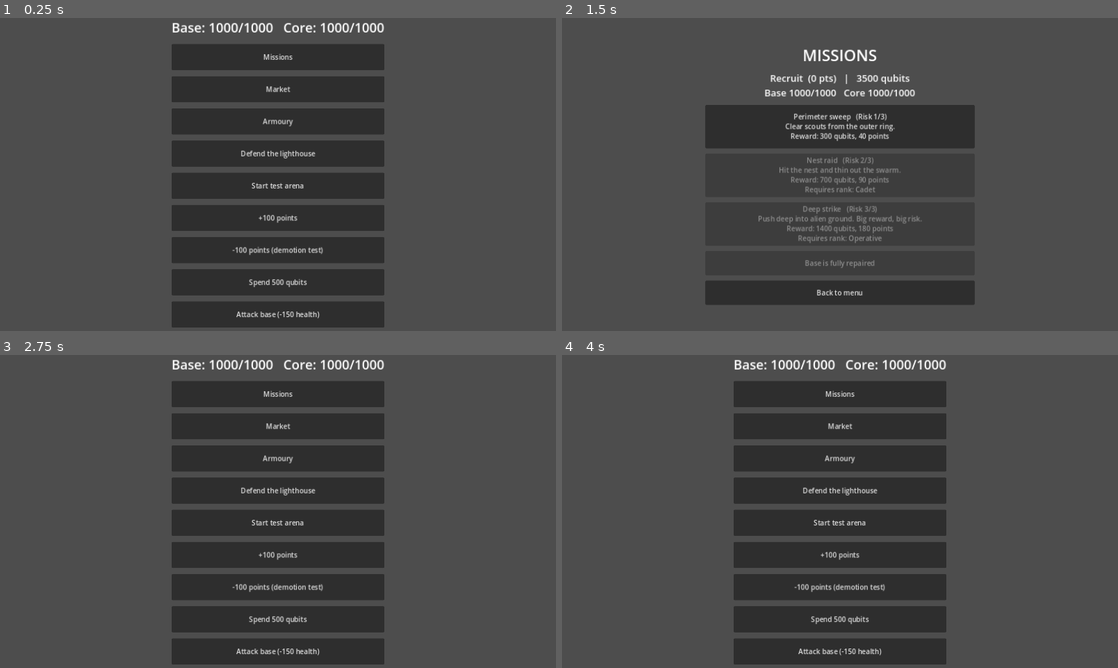
Above: before the commit, frames 1-4 (two rows, left to right).
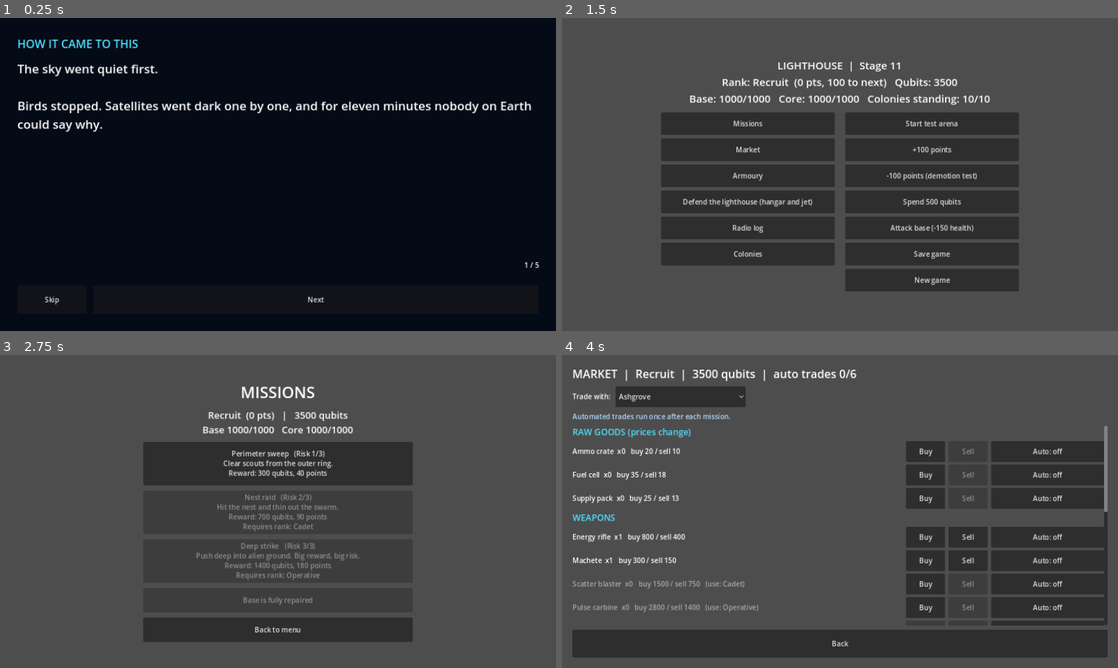
Above: after the commit, the same moments.

Repository: V1ron6/lighthouse
Game: Godot game, scene res://scenes/levels/main.tscn
The game is run twice, just before and just after one commit, with the same random seed, the same clock (stepped at 60 frames per second) and the same inputs.
Inputs (mouse positions are in pixels of both pictures, inside the frame that each line leads up to):
- Up to frame 1 (0.25 s): no input
- Up to frame 2 (1.5 s): click (840, 55) at 0.5 s, where only the run before the commit has a clickable "Missions"; click (612, 299) at 1.25 s, where only the run after the commit has a clickable "Skip"
- Up to frame 3 (2.75 s): click "Back to menu" (after the commit: "Missions") at 2 s
- Up to frame 4 (4 s): click "Market" (after the commit: "Back to menu") at 2.75 s; click "Back" (after the commit: "Market") at 3.5 s

The runs differ from the first frame. In frame 1, 100% of the frame differs, in the area x 0-100%, y 0-100%; in frame 2, 19%; in frame 3, 18%; in frame 4, 45%.

Commit message:
stage 11

Diff:
--- a/autoload/game_manager.gd
+++ b/autoload/game_manager.gd
@@ -5,6 +5,8 @@
 
 const ItemData := preload("res://data/item_data.gd")
 const ColonyData := preload("res://data/colony_data.gd")
+const StoryData := preload("res://data/story_data.gd")
+const STORY_SCENE := "res://scenes/story/story_screen.tscn"
 
 enum MissionState { NONE, ACTIVE, BASE_UNDER_ATTACK, COMPLETE, FAILED, ABANDONED }
 
@@ -37,6 +39,13 @@
 const MAX_TRADE_ORDERS := 6
 ## Raw goods prices move by up to this much each roll, within 50% to 150% of base.
 const PRICE_SWING := 0.15
+## Colonies. Each ended mission may cost one: a chance after a win, a higher one after
+## a failed or abandoned mission. At most MAX_FALLEN are down at once. A fallen colony
+## is retaken after RETAKE_AFTER won missions.
+const FALL_CHANCE_WIN := 0.25
+const FALL_CHANCE_LOSS := 0.35
+const MAX_FALLEN := 5
+const RETAKE_AFTER := 3
 ## Rank points lost for leaving the base: a flat part plus a part per leaked attacker.
 const PENALTY_BASE := 10
 const PENALTY_PER_LEAKED := 12
@@ -73,12 +82,25 @@
 ## One unit of each is traded per trade cycle (after every mission).
 var trade_orders: Dictionary = {}
 var last_trade_log: Array[String] = []
+var missions_completed: int = 0
+## Fallen colony id -> missions won since it fell.
+var colony_progress: Dictionary = {}
+## Ids of the once-only radio messages already heard.
+var radio_heard: Array[String] = []
+## Every transmission received: {"title", "text"}.
+var radio_log: Array[Dictionary] = []
+## "", "sever" or "keep".
+var ending: String = ""
+## Content for the story screen. See story_screen.gd.
+var pending_story: Dictionary = {}
 
 
 func _ready() -> void:
 	new_game()
 	load_game()
-	EventBus.mission_completed.connect(func(_id, _ok): run_trade_cycle())
+	EventBus.mission_completed.connect(_on_mission_completed)
+	EventBus.mission_abandoned.connect(func(_id): _advance_colonies(false))
+	EventBus.rank_changed.connect(_on_rank_promoted)
 
 
 # --- New game / reset ---
@@ -97,6 +119,12 @@
 	pending_attack = {}
 	trade_orders = {}
 	last_trade_log.clear()
+	missions_completed = 0
+	colony_progress = {}
+	radio_heard.clear()
+	radio_log.clear()
+	ending = ""
+	pending_story = {}
 	_reset_prices()
 	_emit_all()
 
@@ -432,6 +460,7 @@
 	if colony_id in fallen_colonies:
 		return
 	fallen_colonies.append(colony_id)
+	colony_progress[colony_id] = 0
 	EventBus.colony_fell.emit(colony_id)
 
 
@@ -439,7 +468,93 @@
 	if colony_id not in fallen_colonies:
 		return
 	fallen_colonies.erase(colony_id)
+	colony_progress.erase(colony_id)
 	EventBus.colony_retaken.emit(colony_id)
+
+
+func _on_mission_completed(_id: String, success: bool) -> void:
+	run_trade_cycle()
+	if success:
+		missions_completed += 1
+		broadcast("mission_%d" % missions_completed)
+	_advance_colonies(success)
+
+
+## Retakes colonies that waited long enough, then may let a new one fall.
+func _advance_colonies(success: bool) -> void:
+	if success:
+		for id in colony_progress.keys():
+			colony_progress[id] += 1
+			if colony_progress[id] >= RETAKE_AFTER:
+				mark_colony_retaken(id)
+				add_radio_entry("Colony retaken: %s" % ColonyData.colony_name(id),
+					"%s is ours again. The swarm has been driven out and the traders are returning." % ColonyData.colony_name(id))
+	var chance := FALL_CHANCE_WIN if success else FALL_CHANCE_LOSS
+	if fallen_colonies.size() >= MAX_FALLEN or randf() >= chance:
+		save_game()
+		return
+	var standing: Array[String] = []
+	for id in ColonyData.ids():
+		if id not in fallen_colonies:
+			standing.append(id)
+	if standing.is_empty():
+		save_game()
+		return
+	var fallen_id: String = standing.pick_random()
+	mark_colony_fallen(fallen_id)
+	add_radio_entry("Colony lost: %s" % ColonyData.colony_name(fallen_id),
+		"%s has stopped answering. The swarm took it. Win %d more missions and we will take it back. Until then it pays less and sells cheaper." % [
+			ColonyData.colony_name(fallen_id), RETAKE_AFTER])
+	save_game()
+
+
+# --- Radio and story ---
+
+func _on_rank_promoted(new_index: int, old_index: int) -> void:
+	for i in range(old_index + 1, new_index + 1):
+		broadcast("rank_%d" % i)
+
+
+## Plays a once-only transmission from StoryData.RADIO.
+func broadcast(message_id: String) -> void:
+	if message_id in radio_heard or not StoryData.RADIO.has(message_id):
+		return
+	radio_heard.append(message_id)
+	var message: Dictionary = StoryData.RADIO[message_id]
+	add_radio_entry(message["title"], message["text"])
+
+
+func add_radio_entry(title: String, text: String) -> void:
+	radio_log.append({"title": title, "text": text})
+	while radio_log.size() > 60:
+		radio_log.pop_front()
+	EventBus.radio_message.emit(title)
+
+
+## Set up the story screen and open it.
+func open_story(pages: Array, title: String, done_key: String = "", choices: Array = []) -> void:
+	pending_story = {"pages": pages, "title": title, "done": done_key, "choices": choices}
+	get_tree().change_scene_to_file(STORY_SCENE)
+
+
+func finish_story(done_key: String) -> void:
+	if done_key == "intro":
+		has_seen_intro = true
+		save_game()
+
+
+func can_make_final_choice() -> bool:
+	return ending == "" and rank_index >= RANK_NAMES.size() - 1
+
+
+func choose_ending(choice: String) -> void:
+	ending = choice
+	save_game()
+	pending_story = {
+		"pages": StoryData.ENDINGS[choice],
+		"title": "ENDING",
+		"done": "",
+	}
 
 
 # --- Save / load ---
@@ -455,6 +570,11 @@
 		"has_seen_intro": has_seen_intro,
 		"raw_prices": raw_prices,
 		"trade_orders": trade_orders,
+		"missions_completed": missions_completed,
+		"colony_progress": colony_progress,
+		"radio_heard": radio_heard,
+		"radio_log": radio_log,
+		"ending": ending,
 	}
 	var file := FileAccess.open(SAVE_PATH, FileAccess.WRITE)
 	if file == null:
@@ -489,6 +609,28 @@
 	if typeof(saved_fallen) == TYPE_ARRAY:
 		for colony in saved_fallen:
 			fallen_colonies.append(str(colony))
+	missions_completed = int(data.get("missions_completed", 0))
+	ending = str(data.get("ending", ""))
+	colony_progress = {}
+	var saved_progress: Variant = data.get("colony_progress", {})
+	if typeof(saved_progress) == TYPE_DICTIONARY:
+		for key in saved_progress:
+			if str(key) in fallen_colonies:
+				colony_progress[str(key)] = int(saved_progress[key])
+	for id in fallen_colonies:
+		if not colony_progress.has(id):
+			colony_progress[id] = 0
+	radio_heard.clear()
+	var saved_heard: Variant = data.get("radio_heard", [])
+	if typeof(saved_heard) == TYPE_ARRAY:
+		for id in saved_heard:
+			radio_heard.append(str(id))
+	radio_log.clear()
+	var saved_log: Variant = data.get("radio_log", [])
+	if typeof(saved_log) == TYPE_ARRAY:
+		for entry in saved_log:
+			if typeof(entry) == TYPE_DICTIONARY:
+				radio_log.append({"title": str(entry.get("title", "")), "text": str(entry.get("text", ""))})
 	_reset_prices()
 	var saved_prices: Variant = data.get("raw_prices", {})
 	if typeof(saved_prices) == TYPE_DICTIONARY:
--- /dev/null
+++ b/data/story_data.gd
@@ -0,0 +1,73 @@
+extends RefCounted
+## All story text: the first-launch intro, radio transmissions and the two endings.
+## Radio messages play once, when their trigger fires (see GameManager).
+
+const INTRO_PAGES: Array[String] = [
+	"The sky went quiet first.\n\nBirds stopped. Satellites went dark one by one, and for eleven minutes nobody on Earth could say why.",
+	"Then they came down. Not machines, not animals. Both. Flesh grown around metal, metal threaded through flesh.\n\nThe old armies met them and lost within a week.",
+	"What saved us was the lighthouse.\n\nBuilt on the cliff before anyone remembered why, it holds the Core: the one power source that turns the planet's grid, its engines, its tides of light.",
+	"The aliens did not come for our land, our cities or our people. They came for the Core. It is their food. Everything else is in the way.",
+	"You are the newest recruit of the agency that holds the lighthouse. Ten colonies stand with us, run by their own people. They trade with you, and they need you.\n\nKeep the light on.",
+]
+
+const RADIO := {
+	"mission_1": {
+		"title": "Command: well done, Recruit",
+		"text": "Command to lighthouse. First sortie logged. The scouts you met are the cheapest thing the swarm owns. They do not think. Others will.",
+	},
+	"mission_3": {
+		"title": "Command: they are learning",
+		"text": "Soldiers are in the field now. They hold range, they shoot, they pull back when hurt. Do not chase a retreating soldier into open ground.",
+	},
+	"mission_6": {
+		"title": "Colony relay: thank you",
+		"text": "This is the colony relay net. Every colony is watching your missions. Fewer colonies fall when you win. Remember that when the base is under attack and the reward looks good.",
+	},
+	"mission_10": {
+		"title": "Command: the Core is singing",
+		"text": "Engineers report the Core hums louder each month. That sound reaches further than we thought. The aliens can hear it from beyond the Moon.",
+	},
+	"rank_1": {
+		"title": "Command: promoted to Cadet",
+		"text": "You have earned your first stripe. Better weapons and another comrade slot are open to you.",
+	},
+	"rank_2": {
+		"title": "Command: promoted to Operative",
+		"text": "Operative. You no longer follow the plan, you write it. The interceptor jet is now yours to command.",
+	},
+	"rank_3": {
+		"title": "Command: promoted to Sentinel",
+		"text": "Sentinel. Be careful: the swarm raises its own officers when we raise ours. Expect cunning from the soldiers now. They flank, and they fall back to fight again.",
+	},
+	"rank_4": {
+		"title": "Command: promoted to Warden",
+		"text": "Warden. The plasma cannon is cleared for you. The colonies call your name when they pray for the lights.",
+	},
+	"rank_5": {
+		"title": "Command: promoted to Commander",
+		"text": "Commander. We found the first record of the Core in the cliff itself. Someone built the lighthouse to feed it, not to guard it. We do not yet know who.",
+	},
+	"rank_6": {
+		"title": "Command: Keeper of the Light",
+		"text": "Keeper. Every colony stands because of you. There is one transmission left that only a Keeper may answer. Open the final transmission when you are ready.",
+	},
+}
+
+const FINAL_PAGES: Array[String] = [
+	"FINAL TRANSMISSION\n\nKeeper, we have decoded the signal behind the swarm. It is not an invasion. It is a harvest, and it has been repeating for ten thousand years.",
+	"The Core is a seed. It was planted here to ripen, and the swarm returns when it is ready. Every time, someone lights a lighthouse to protect it. Every time, it feeds them in the end.",
+	"You hold the switch.\n\nSever the Core and the swarm starves. The grid dies with it, and the colonies will have to learn the dark again.\n\nKeep the light and the Core stays. The grid stays. So does the harvest, and the next Keeper after you.",
+]
+
+const ENDINGS := {
+	"sever": [
+		"You pull the lever.\n\nThe Core goes dark for the first time in ten thousand years. Across the planet the lights fail, the engines stop, the tides of light go still.",
+		"In orbit, the swarm falters. Without the scent of the Core they have nothing to follow. Within a month they are gone.\n\nThe colonies light fires and learn the dark. It is slow. It is hard. It is theirs.",
+		"ENDING: THE DARK DAWN\n\nThe lighthouse stands empty on its cliff, a monument and a warning. The Keeper walks down to the first town and asks for work.",
+	],
+	"keep": [
+		"You step back from the lever.\n\nThe Core steadies. The lights hold. The colonies cheer, and the sound reaches the lighthouse on the wind.",
+		"You know what that means. The harvest is not ended, only delayed. You will train a Keeper after you, and they will train another.\n\nThe light will burn for ten thousand more years, and so will the war.",
+		"ENDING: THE ETERNAL WATCH\n\nThe lighthouse never goes dark. Neither does the fight. Somewhere in the sky, patient, the swarm begins to turn back toward home.",
+	],
+}
--- a/scenes/levels/main.gd
+++ b/scenes/levels/main.gd
@@ -1,34 +1,57 @@
 extends Control
-## Test screen. Shows the game state and has buttons to try the
-## autoloads. Replaced by the real menu and test arena in later stages.
+## Hub. Shows the game state and leads to everything. The right-hand column holds
+## test buttons that will go away before release.
+
+const StoryData := preload("res://data/story_data.gd")
+const ColonyData := preload("res://data/colony_data.gd")
 
 var _label: Label
 
 
 func _ready() -> void:
-	var box := VBoxContainer.new()
-	box.set_anchors_and_offsets_preset(Control.PRESET_CENTER)
-	box.grow_horizontal = Control.GROW_DIRECTION_BOTH
-	box.grow_vertical = Control.GROW_DIRECTION_BOTH
-	box.add_theme_constant_override("separation", 14)
-	add_child(box)
+	# First launch: show the intro story first.
+	if not GameManager.has_seen_intro:
+		GameManager.call_deferred("open_story", StoryData.INTRO_PAGES, "HOW IT CAME TO THIS", "intro")
+		return
+
+	var root := VBoxContainer.new()
+	root.set_anchors_and_offsets_preset(Control.PRESET_CENTER)
+	root.grow_horizontal = Control.GROW_DIRECTION_BOTH
+	root.grow_vertical = Control.GROW_DIRECTION_BOTH
+	root.add_theme_constant_override("separation", 12)
+	add_child(root)
 
 	_label = Label.new()
 	_label.horizontal_alignment = HORIZONTAL_ALIGNMENT_CENTER
-	_label.add_theme_font_size_override("font_size", 30)
-	box.add_child(_label)
+	_label.add_theme_font_size_override("font_size", 24)
+	root.add_child(_label)
 
-	_add_button(box, "Missions", func(): get_tree().change_scene_to_file("res://scenes/missions/mission_select.tscn"))
-	_add_button(box, "Market", func(): get_tree().change_scene_to_file("res://scenes/ui/market.tscn"))
-	_add_button(box, "Armoury", func(): get_tree().change_scene_to_file("res://scenes/ui/armoury.tscn"))
-	_add_button(box, "Defend the lighthouse", func(): get_tree().change_scene_to_file("res://scenes/base/base_defence.tscn"))
-	_add_button(box, "Start test arena", func(): get_tree().change_scene_to_file("res://scenes/levels/test_arena.tscn"))
-	_add_button(box, "+100 points", func(): GameManager.add_points(100))
-	_add_button(box, "-100 points (demotion test)", func(): GameManager.remove_points(100))
-	_add_button(box, "Spend 500 qubits", func(): GameManager.spend_qubits(500))
-	_add_button(box, "Attack base (-150 health)", func(): _attack_base())
-	_add_button(box, "Save game", func(): GameManager.save_game())
-	_add_button(box, "New game", func(): GameManager.new_game())
+	var columns := HBoxContainer.new()
+	columns.add_theme_constant_override("separation", 24)
+	root.add_child(columns)
+	var main_col := VBoxContainer.new()
+	main_col.add_theme_constant_override("separation", 8)
+	columns.add_child(main_col)
+	var test_col := VBoxContainer.new()
+	test_col.add_theme_constant_override("separation", 8)
+	columns.add_child(test_col)
+
+	_add_button(main_col, "Missions", func(): get_tree().change_scene_to_file("res://scenes/missions/mission_select.tscn"))
+	_add_button(main_col, "Market", func(): get_tree().change_scene_to_file("res://scenes/ui/market.tscn"))
+	_add_button(main_col, "Armoury", func(): get_tree().change_scene_to_file("res://scenes/ui/armoury.tscn"))
+	_add_button(main_col, "Defend the lighthouse (hangar and jet)", func(): get_tree().change_scene_to_file("res://scenes/base/base_defence.tscn"))
+	_add_button(main_col, "Radio log", _open_radio_log)
+	_add_button(main_col, "Colonies", _open_colonies)
+	if GameManager.can_make_final_choice():
+		_add_button(main_col, "FINAL TRANSMISSION", _open_final)
+
+	_add_button(test_col, "Start test arena", func(): get_tree().change_scene_to_file("res://scenes/levels/test_arena.tscn"))
+	_add_button(test_col, "+100 points", func(): GameManager.add_points(100))
+	_add_button(test_col, "-100 points (demotion test)", func(): GameManager.remove_points(100))
+	_add_button(test_col, "Spend 500 qubits", func(): GameManager.spend_qubits(500))
+	_add_button(test_col, "Attack base (-150 health)", func(): _attack_base())
+	_add_button(test_col, "Save game", func(): GameManager.save_game())
+	_add_button(test_col, "New game", func(): _new_game())
 
 	EventBus.qubits_changed.connect(_refresh)
 	EventBus.points_changed.connect(_refresh)
@@ -38,28 +61,67 @@
 	_refresh()
 
 
+func _new_game() -> void:
+	GameManager.new_game()
+	get_tree().reload_current_scene()
+
+
 func _attack_base() -> void:
 	GameManager.trigger_base_attack(150)
 	GameManager.damage_base(150)
 
 
+func _open_radio_log() -> void:
+	var pages: Array = []
+	for i in range(GameManager.radio_log.size() - 1, -1, -1):
+		var entry: Dictionary = GameManager.radio_log[i]
+		pages.append("%s\n\n%s" % [entry["title"], entry["text"]])
+	if pages.is_empty():
+		pages.append("No transmissions yet. Win a mission to hear from Command.")
+	GameManager.open_story(pages, "RADIO LOG (newest first)")
+
+
+func _open_colonies() -> void:
+	var lines: Array[String] = []
+	for id in ColonyData.ids():
+		var colony := ColonyData.colony_name(id)
+		if id in GameManager.fallen_colonies:
+			var left: int = GameManager.RETAKE_AFTER - int(GameManager.colony_progress.get(id, 0))
+			lines.append("%s: FALLEN (retaken after %d more won missions)" % [colony, left])
+		else:
+			lines.append("%s: standing" % colony)
+	GameManager.open_story(["\n".join(lines)], "COLONIES  |  %d of %d standing" % [
+		ColonyData.COLONIES.size() - GameManager.fallen_colonies.size(), ColonyData.COLONIES.size()])
+
+
+func _open_final() -> void:
+	GameManager.open_story(StoryData.FINAL_PAGES, "FINAL TRANSMISSION", "", [
+		{"label": "Sever the Core", "key": "sever"},
+		{"label": "Keep the light", "key": "keep"},
+	])
+
+
 func _add_button(parent: Node, text: String, action: Callable) -> void:
 	var button := Button.new()
 	button.text = text
-	button.custom_minimum_size = Vector2(420, 60)
+	button.custom_minimum_size = Vector2(400, 52)
 	button.pressed.connect(action)
 	parent.add_child(button)
 
 
 func _refresh(_a: Variant = null, _b: Variant = null) -> void:
-	_label.text = "LIGHTHOUSE  |  Stage 10\nRank: %s  (%d pts, %d to next)\nQubits: %d   Turret slots: %d\nBase: %d/%d   Core: %d/%d" % [
+	var ending_line := ""
+	if GameManager.ending != "":
+		ending_line = "   Ending reached: %s" % ("The Dark Dawn" if GameManager.ending == "sever" else "The Eternal Watch")
+	_label.text = "LIGHTHOUSE  |  Stage 11\nRank: %s  (%d pts, %d to next)   Qubits: %d\nBase: %d/%d   Core: %d/%d   Colonies standing: %d/10%s" % [
 		GameManager.get_rank_name(),
 		GameManager.points,
 		GameManager.points_to_next_rank(),
 		GameManager.qubits,
-		GameManager.max_turrets(),
 		GameManager.base_health,
 		GameManager.MAX_BASE_HEALTH,
 		GameManager.core_integrity,
 		GameManager.MAX_CORE_INTEGRITY,
+		ColonyData.COLONIES.size() - GameManager.fallen_colonies.size(),
+		ending_line,
 	]
--- /dev/null
+++ b/scenes/story/story_screen.gd
@@ -0,0 +1,113 @@
+extends Control
+## Plain full-screen page reader used for the intro, the radio log, colony status and
+## the endings. Reads its content from GameManager.pending_story:
+##   pages    Array of strings
+##   title    shown at the top
+##   return   scene to go to afterwards (default: the hub)
+##   done     key passed to GameManager.finish_story when the last page is closed
+##   choices  optional: [{label, key}]. Shown on the last page instead of Done.
+
+const MAIN_SCENE := "res://scenes/levels/main.tscn"
+
+var _pages: Array = []
+var _index := 0
+var _story: Dictionary = {}
+var _title: Label
+var _body: Label
+var _counter: Label
+var _next: Button
+var _choices: VBoxContainer
+
+
+func _ready() -> void:
+	_story = GameManager.pending_story
+	GameManager.pending_story = {}
+	_pages = _story.get("pages", ["(nothing here yet)"])
+
+	var bg := ColorRect.new()
+	bg.set_anchors_preset(Control.PRESET_FULL_RECT)
+	bg.color = Color(0.02, 0.04, 0.09)
+	add_child(bg)
+
+	var margin := MarginContainer.new()
+	margin.set_anchors_preset(Control.PRESET_FULL_RECT)
+	for side in ["left", "right", "top", "bottom"]:
+		margin.add_theme_constant_override("margin_" + side, 40)
+	add_child(margin)
+
+	var root := VBoxContainer.new()
+	root.add_theme_constant_override("separation", 18)
+	margin.add_child(root)
+
+	_title = Label.new()
+	_title.text = str(_story.get("title", ""))
+	_title.add_theme_font_size_override("font_size", 26)
+	_title.modulate = Color(0.3, 0.88, 1.0)
+	root.add_child(_title)
+
+	_body = Label.new()
+	_body.autowrap_mode = TextServer.AUTOWRAP_WORD_SMART
+	_body.size_flags_vertical = Control.SIZE_EXPAND_FILL
+	_body.size_flags_horizontal = Control.SIZE_EXPAND_FILL
+	_body.add_theme_font_size_override("font_size", 28)
+	root.add_child(_body)
+
+	_counter = Label.new()
+	_counter.horizontal_alignment = HORIZONTAL_ALIGNMENT_RIGHT
+	root.add_child(_counter)
+
+	_choices = VBoxContainer.new()
+	_choices.add_theme_constant_override("separation", 10)
+	root.add_child(_choices)
+
+	var row := HBoxContainer.new()
+	row.add_theme_constant_override("separation", 14)
+	root.add_child(row)
+	var skip := Button.new()
+	skip.text = "Skip"
+	skip.custom_minimum_size = Vector2(160, 64)
+	skip.pressed.connect(_finish)
+	row.add_child(skip)
+	_next = Button.new()
+	_next.custom_minimum_size = Vector2(0, 64)
+	_next.size_flags_horizontal = Control.SIZE_EXPAND_FILL
+	_next.pressed.connect(_advance)
+	row.add_child(_next)
+
+	_show_page()
+
+
+func _show_page() -> void:
+	_body.text = str(_pages[_index])
+	_counter.text = "%d / %d" % [_index + 1, _pages.size()]
+	var last := _index >= _pages.size() - 1
+	var choices: Array = _story.get("choices", [])
+	_next.visible = not (last and not choices.is_empty())
+	_next.text = "Done" if last else "Next"
+	for child in _choices.get_children():
+		child.queue_free()
+	if last and not choices.is_empty():
+		for choice in choices:
+			var button := Button.new()
+			button.text = str(choice["label"])
+			button.custom_minimum_size = Vector2(0, 64)
+			button.pressed.connect(_choose.bind(str(choice["key"])))
+			_choices.add_child(button)
+
+
+func _advance() -> void:
+	if _index >= _pages.size() - 1:
+		_finish()
+		return
+	_index += 1
+	_show_page()
+
+
+func _choose(key: String) -> void:
+	GameManager.choose_ending(key)
+	get_tree().reload_current_scene()
+
+
+func _finish() -> void:
+	GameManager.finish_story(str(_story.get("done", "")))
+	get_tree().change_scene_to_file(str(_story.get("return", MAIN_SCENE)))
--- /dev/null
+++ b/scenes/story/story_screen.tscn
@@ -0,0 +1,12 @@
+[gd_scene load_steps=2 format=3]
+
+[ext_resource type="Script" path="res://scenes/story/story_screen.gd" id="1"]
+
+[node name="StoryScreen" type="Control"]
+layout_mode = 3
+anchors_preset = 15
+anchor_right = 1.0
+anchor_bottom = 1.0
+grow_horizontal = 2
+grow_vertical = 2
+script = ExtResource("1")
--- a/scenes/ui/game_hud.gd
+++ b/scenes/ui/game_hud.gd
@@ -92,6 +92,7 @@
 	EventBus.points_changed.connect(_refresh_info)
 	EventBus.rank_changed.connect(_refresh_info)
 	EventBus.rank_changed.connect(_on_rank_changed)
+	EventBus.radio_message.connect(_on_radio_message)
 	_refresh_info()
 
 
@@ -185,6 +186,10 @@
 	_info.text = "%s (%s)   |   %d qubits" % [GameManager.get_rank_name(), progress, GameManager.qubits]
 
 
+func _on_radio_message(title: String) -> void:
+	show_banner("RADIO: " + title, 4.0)
+
+
 func _on_rank_changed(new_index: int, old_index: int) -> void:
 	var word := "PROMOTED" if new_index > old_index else "DEMOTED"
 	show_banner("%s: %s" % [word, GameManager.RANK_NAMES[new_index]], 3.0)
Not shown, changed: CHANGELOG.md
Not shown, changed: PROGRESS.md
